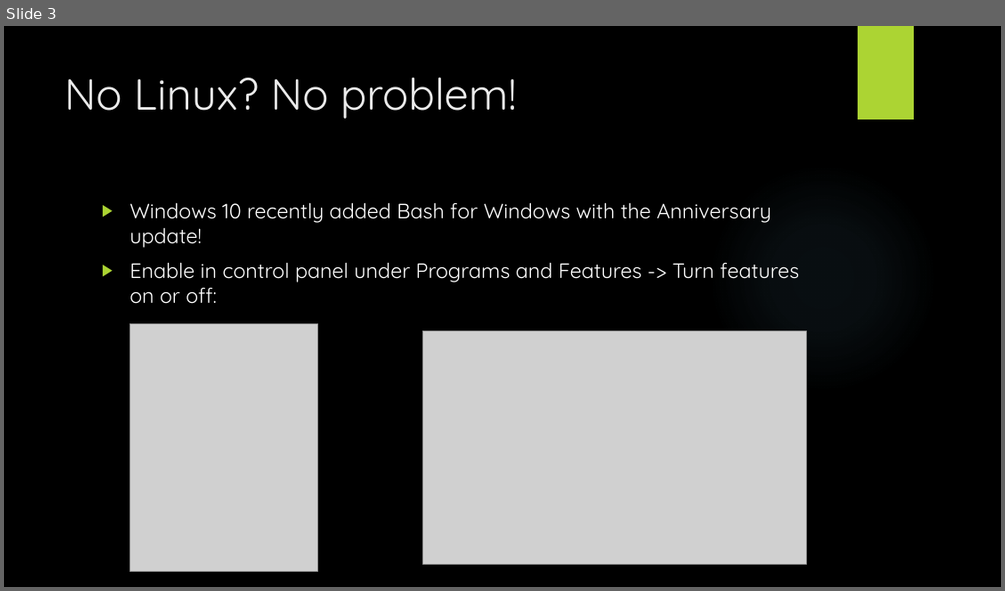
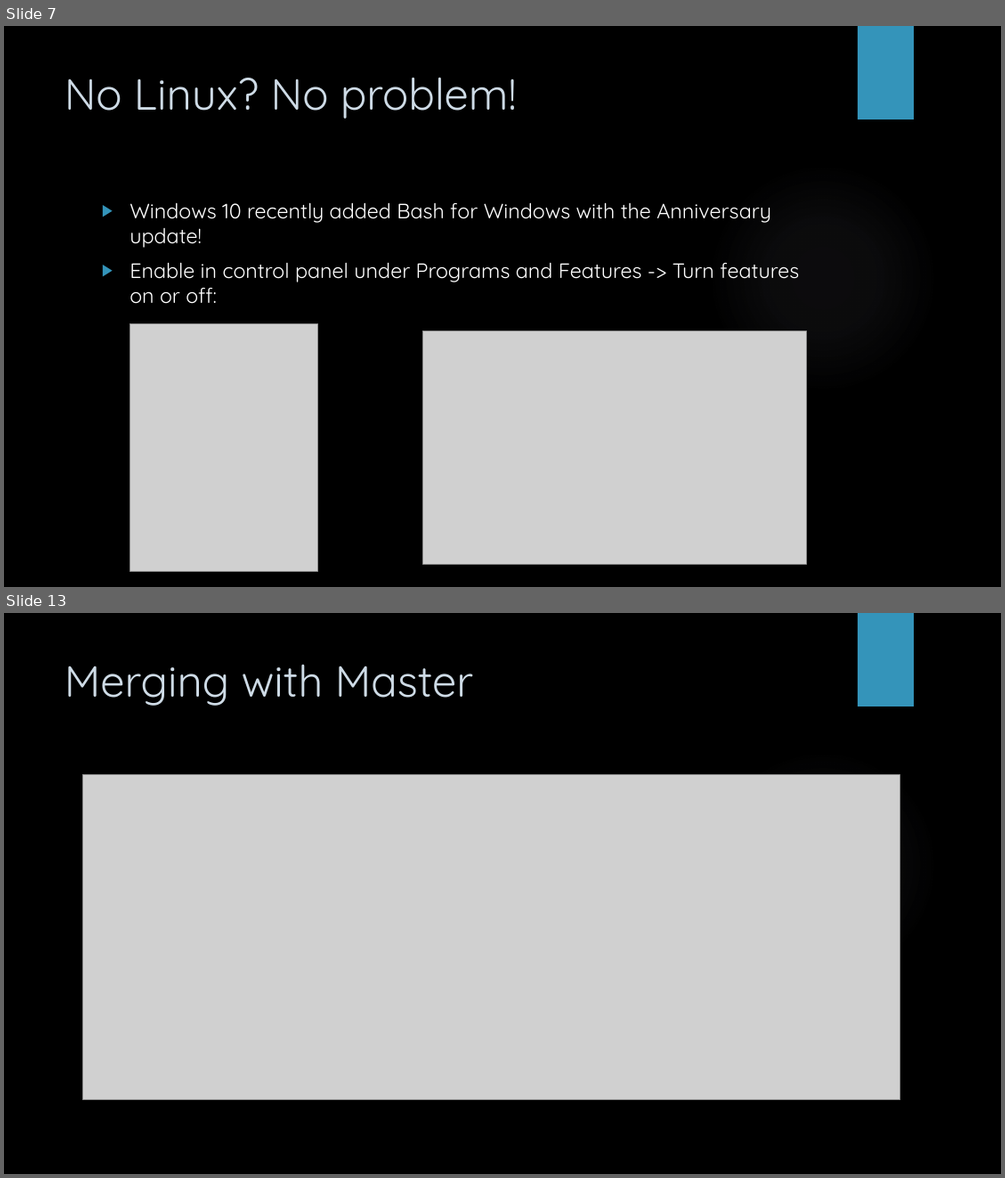
Before and after one commit to mbaccia514/LUG, a slide deck: GDB and Git.pptx. Shown one above the other, each under a label of ours: slide 3 before the commit, slides 7 and 13 after it; the slides between them are not shown. The pictures are 1005x591 and 1005x1178 pixels, drawn with LibreOffice and Linux fonts; fonts in the diff are those of the drawing; grey boxes stand for pictures; background and template pictures are left out. Boxes give left, top, right and bottom in pixels: in the first picture for what was removed or moved away, otherwise in the second. Text is boxed around its words. In the diff, an @@ line names an element or a change of style, - is before the commit and + after.

```diff
--- a/GDB and Git.pptx
+++ b/GDB and Git.pptx
@@ slide 13 added at bbox=[4, 613, 1001, 1174], background picture (left out); not listed: 2 template elements that a slide beside it also shows @@
@@ title added at bbox=[65, 664, 474, 706], 42 pt, text #CEDBE6 @@
+Merging with Master
@@ picture added at bbox=[82, 774, 900, 1100] @@
@@ what was slide 3 is now slide 7 @@
@@ slide 7 changed as well @@
@@ rectangle at bbox=[858, 26, 914, 119]: fill #ACD433 to #3494BA @@
@@ title "No Linux? No problem!" at bbox=[65, 77, 517, 119]: text colour #EBEBEB to #CEDBE6 @@
@@ text "Windows 10 recently added Bash ..." at bbox=[129, 202, 799, 304]: bullet colour #ACD433 to #3494BA @@
```
Also in this commit, not shown: 14 other slides changed, 16 other slides added, 2 other files.
